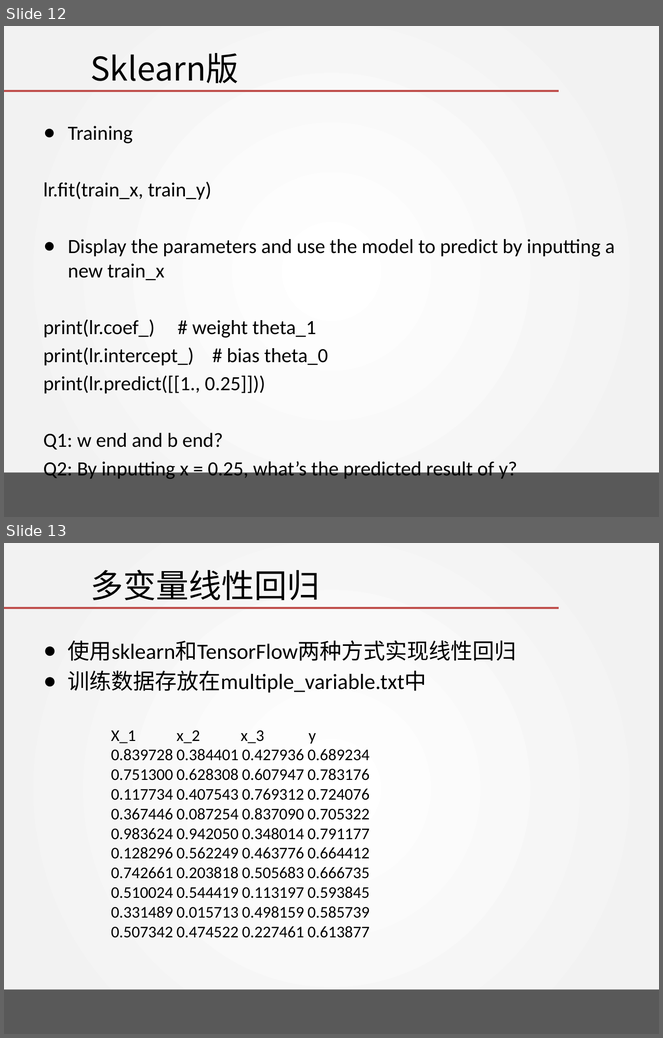
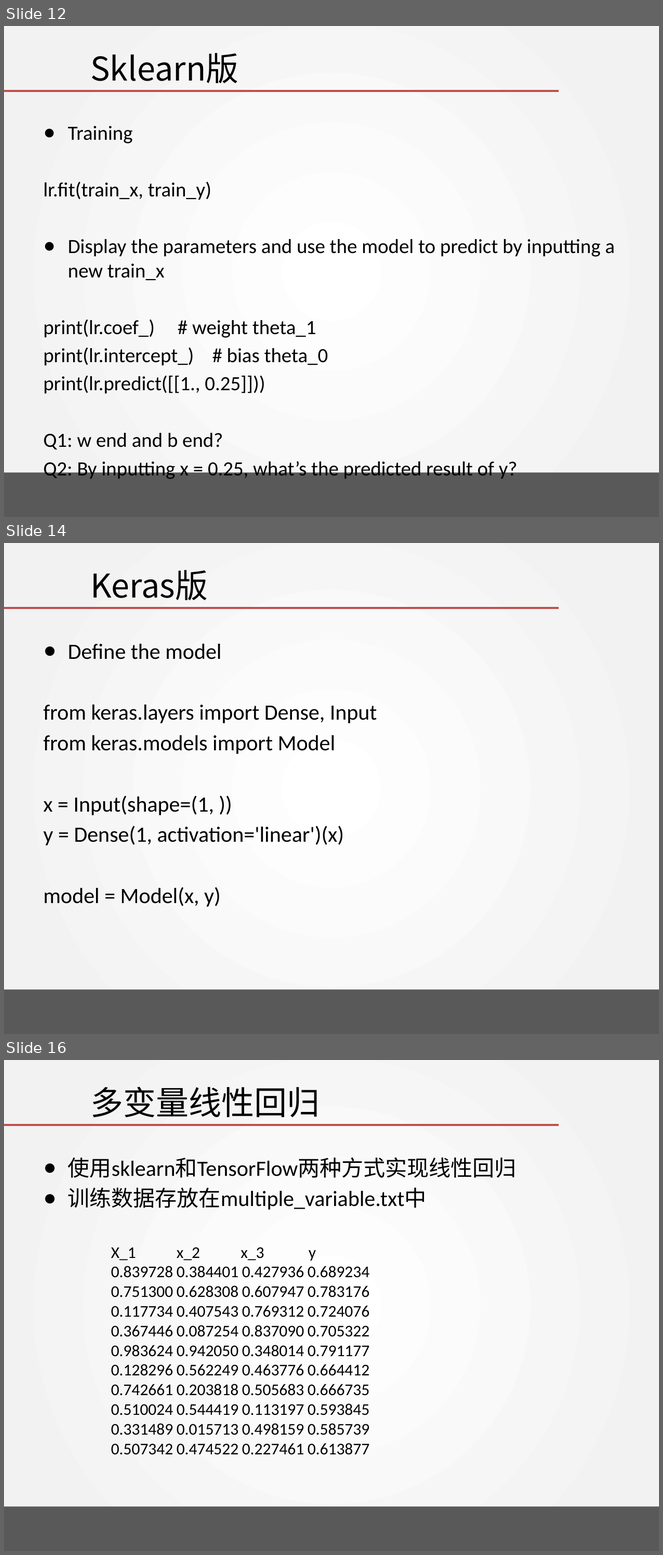
Before and after one commit to DavidPeng11/Artificial_Intelligence_2018, a slide deck: chapter 01 - Linear regression with one variable/Programming Task/LinearRegression.pptx. Shown one above the other, each under a label of ours: slides 12 and 13 before the commit, slides 12, 14 and 16 after it; the slides between them are not shown. The pictures are 663x1038 and 663x1555 pixels, drawn with LibreOffice and Linux fonts; fonts in the diff are those of the drawing; background and template pictures are left out. Boxes give left, top, right and bottom in pixels: in the first picture for what was removed or moved away, otherwise in the second. Text is boxed around its words. In the diff, an @@ line names an element or a change of style, - is before the commit and + after.

```diff
--- a/chapter 01 - Linear regression with one variable/Programming Task/LinearRegression.pptx
+++ b/chapter 01 - Linear regression with one variable/Programming Task/LinearRegression.pptx
@@ slide 14 added at (4,543,659,1034), background gradient #FFFFFF to #F2F2F2; not listed: 2 template elements that a slide beside it also shows @@
@@ title added at (90,570,208,600), 36 pt, text #000000 @@
+Keras版
@@ text added at (44,643,377,907), 24 pt, text #000000 @@
+● Define the model
+from keras.layers import Dense, Input
+from keras.models import Model
+x = Input(shape=(1, ))
+y = Dense(1, activation='linear')(x)
+model = Model(x, y)
@@ what was slide 13 is now slide 16 @@
```
Also in this commit, not shown: 5 other slides added.
